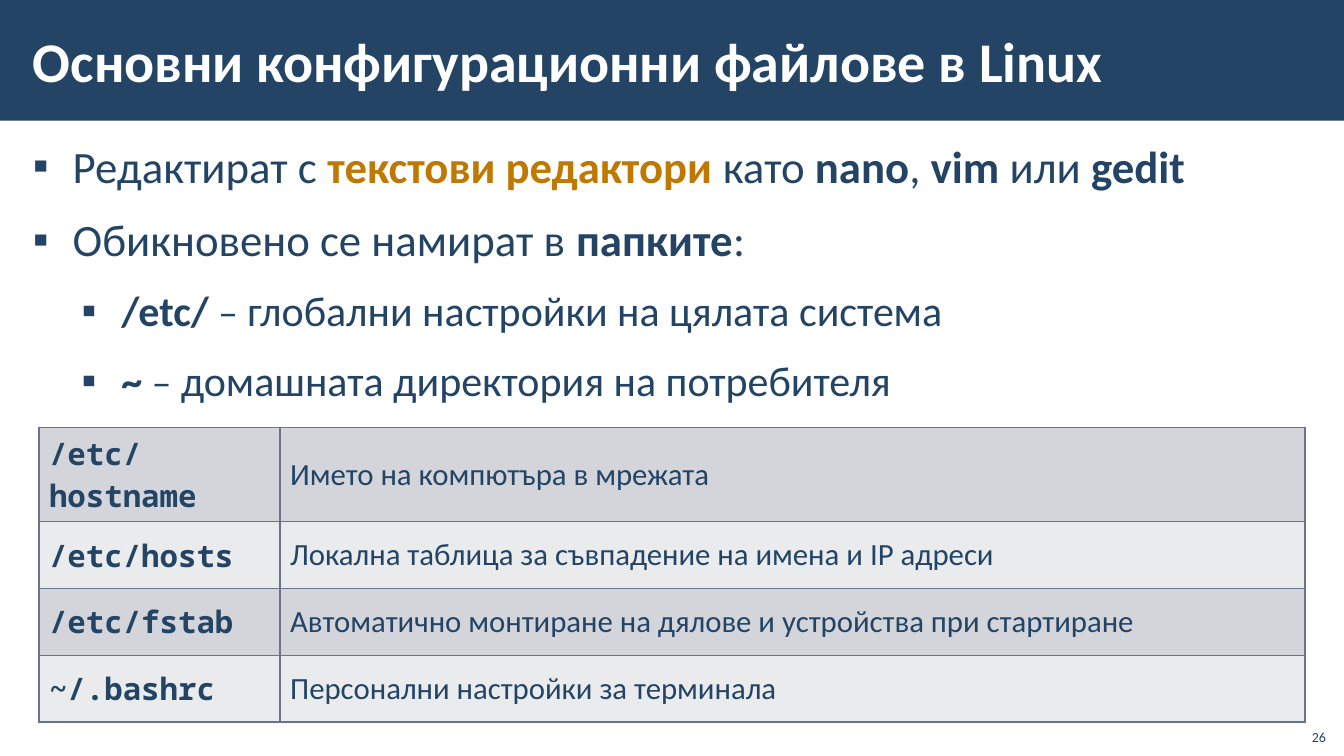
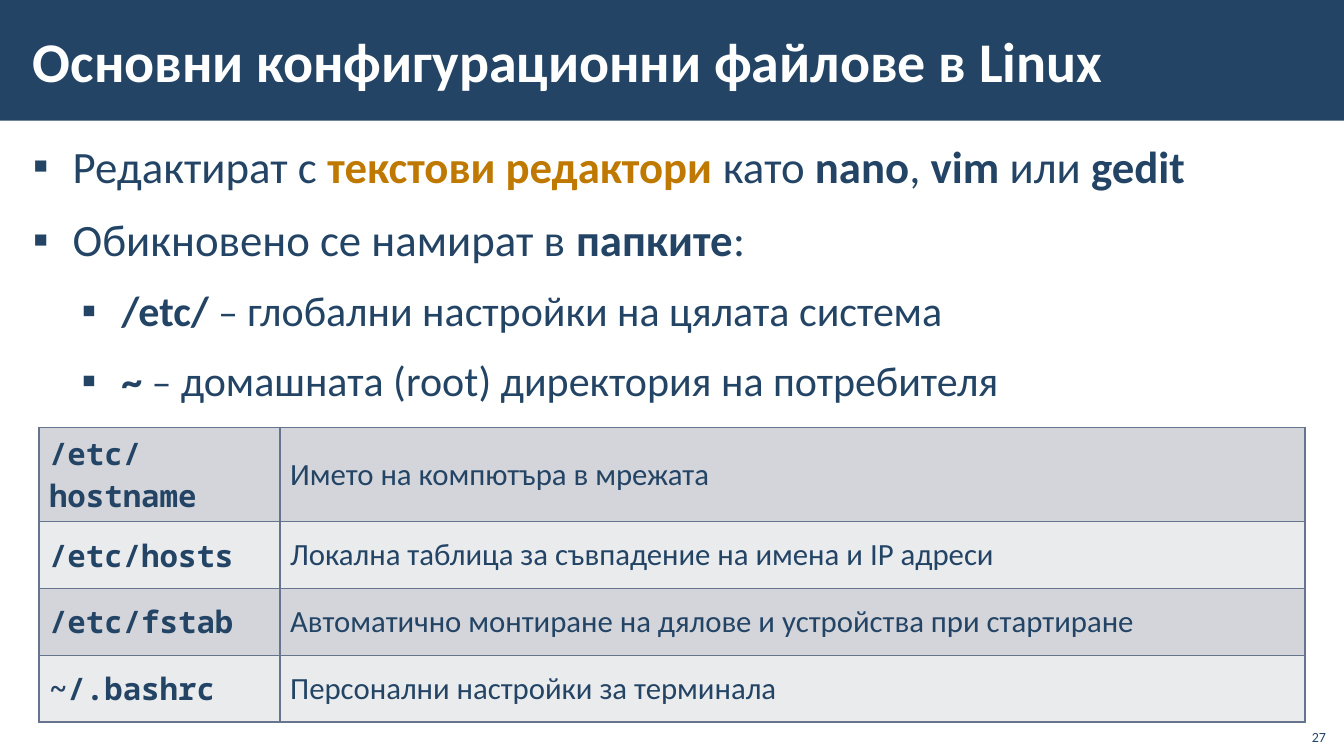
Before and after one commit to BG-IT-Edu/School-Programming, a slide deck: slide 27 of Courses/Software-Sciences/IT-Module-4-Problem-Solving-with-ICT/09-Computer-Systems-Management/09-Computer-Systems-Management.pptx (slide 26 before the commit). Drawn at 1344x756 pixels with LibreOffice and Linux fonts; fonts in the diff are those of the drawing; background and template pictures are left out. Boxes give left, top, right and bottom in pixels: in the first picture for what was removed or moved away, otherwise in the second. Text is boxed around its words. In the diff, an @@ line names an element or a change of style, - is before the commit and + after.

```diff
--- a/Courses/Software-Sciences/IT-Module-4-Problem-Solving-with-ICT/09-Computer-Systems-Management/09-Computer-Systems-Management.pptx
+++ b/Courses/Software-Sciences/IT-Module-4-Problem-Solving-with-ICT/09-Computer-Systems-Management/09-Computer-Systems-Management.pptx
@@ text at bbox=[181, 365, 998, 403]: text changed @@
-  ▪ ~ – домашната директория на потребителя
+  ▪ ~ – домашната (root) директория на потребителя
@@ page number at bbox=[1312, 733, 1326, 742]: text changed @@
-26
+27
```
Also in this commit, not shown: 3 other slides changed, 1 slide added, 5 other files.
